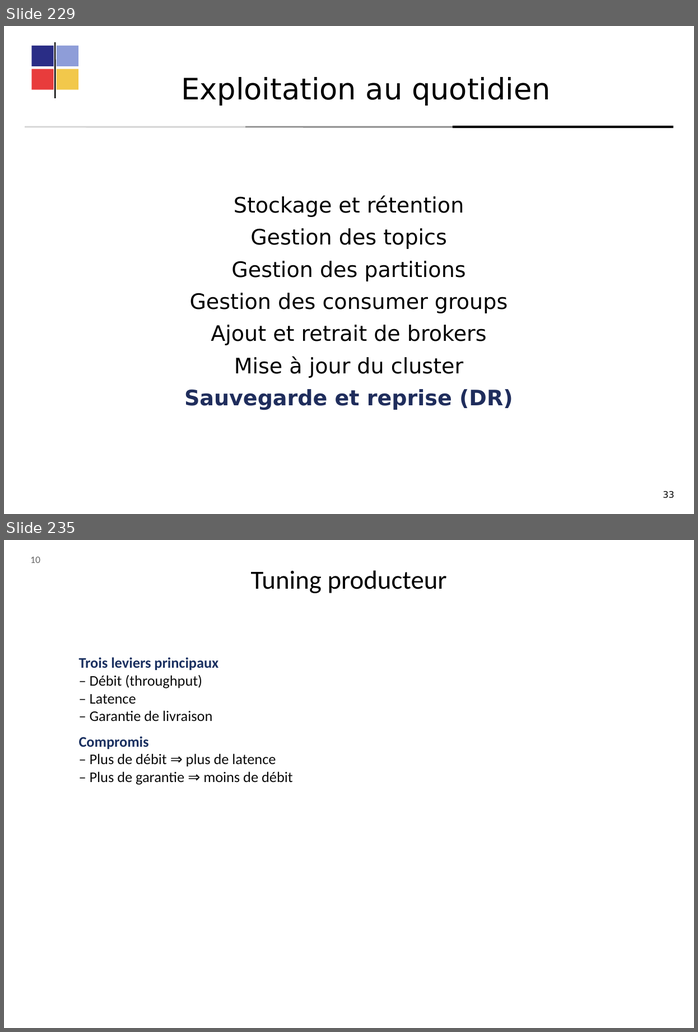
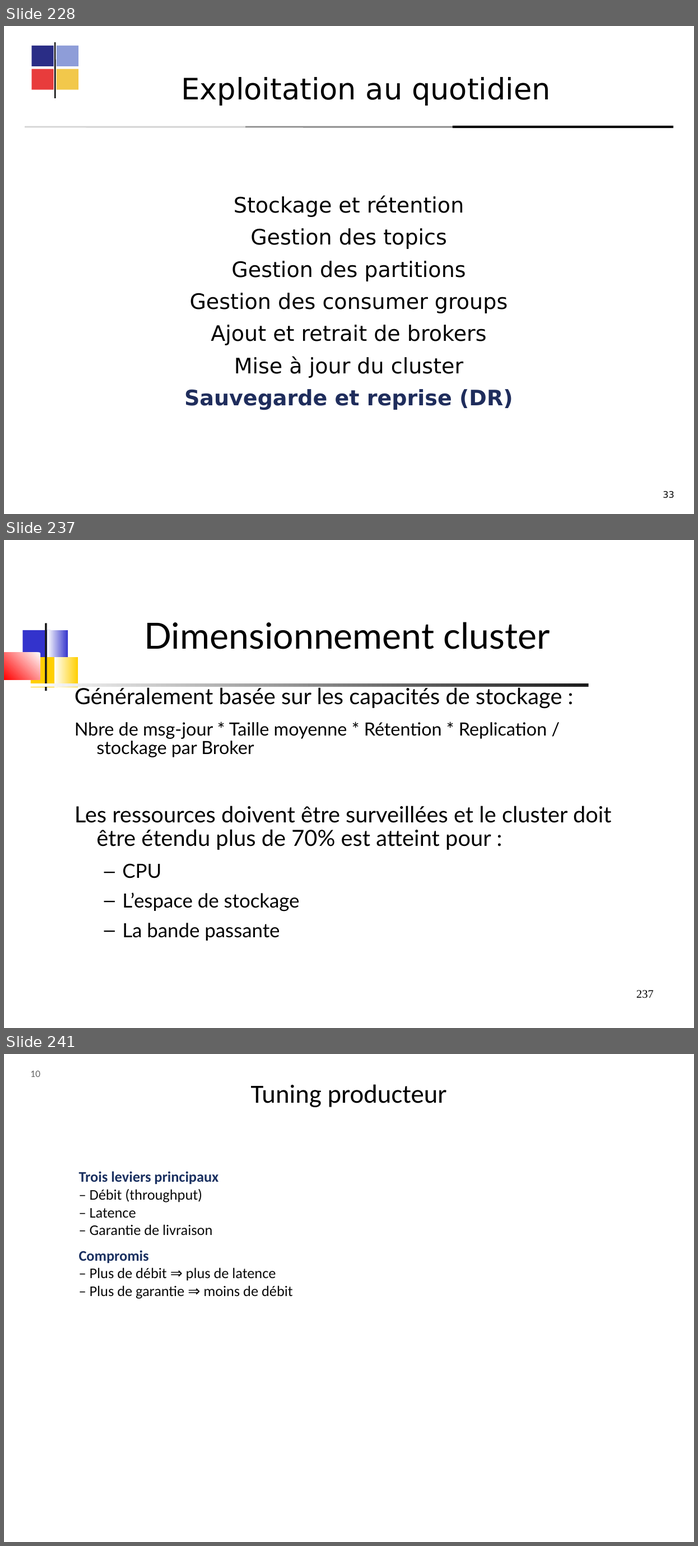
Before and after one commit to dthibau/kafka, a slide deck: KafkaAdmin.odp. Shown one above the other, each under a label of ours: slides 229 and 235 before the commit, slides 228, 237 and 241 after it; the slides between them are not shown. The pictures are 698x1032 and 698x1546 pixels, drawn with LibreOffice and Linux fonts; fonts in the diff are those of the drawing. Boxes give left, top, right and bottom in pixels: in the first picture for what was removed or moved away, otherwise in the second. Text is boxed around its words. In the diff, an @@ line names an element or a change of style, - is before the commit and + after.

```diff
--- a/KafkaAdmin.odp
+++ b/KafkaAdmin.odp
@@ slide 237 added at (x1=4, y1=540, x2=694, y2=1028), background #FFFFFF @@
@@ title added at (x1=145, y1=622, x2=550, y2=649), 44 pt, text #000000 @@
+Dimensionnement cluster
@@ group added at (x1=4, y1=623, x2=589, y2=691): 5 freeform shapes, 2 rounded rectangles @@
@@ text added at (x1=75, y1=684, x2=612, y2=940), 27.2 pt, text #000000 @@
+Généralement basée sur les capacités de stockage :
+Nbre de msg-jour * Taille moyenne * Rétention * Replication / stockage par Broker
+Les ressources doivent être surveillées et le cluster doit être étendu plus de 70% est atteint pour :
+  – CPU
+  – L’espace de stockage
+  – La bande passante
@@ page number added at (x1=636, y1=990, x2=654, y2=998), 14 pt, text #000000 @@
+237
@@ what was slide 229 is now slide 228 @@
@@ what was slide 235 is now slide 241 @@
```
Also in this commit, not shown: 30 slides changed, 8 other slides added, 3 slides removed, 1 other file.
